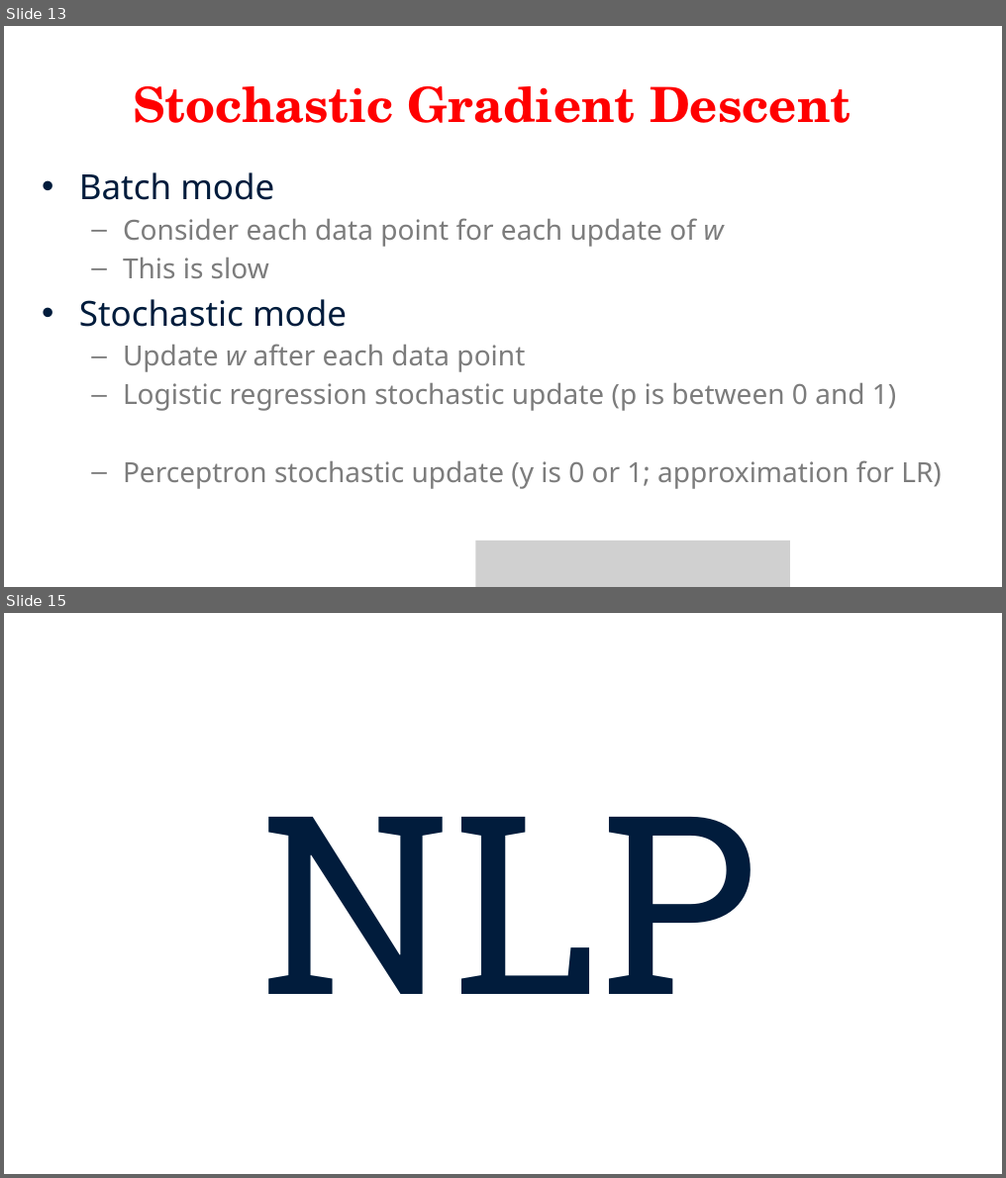
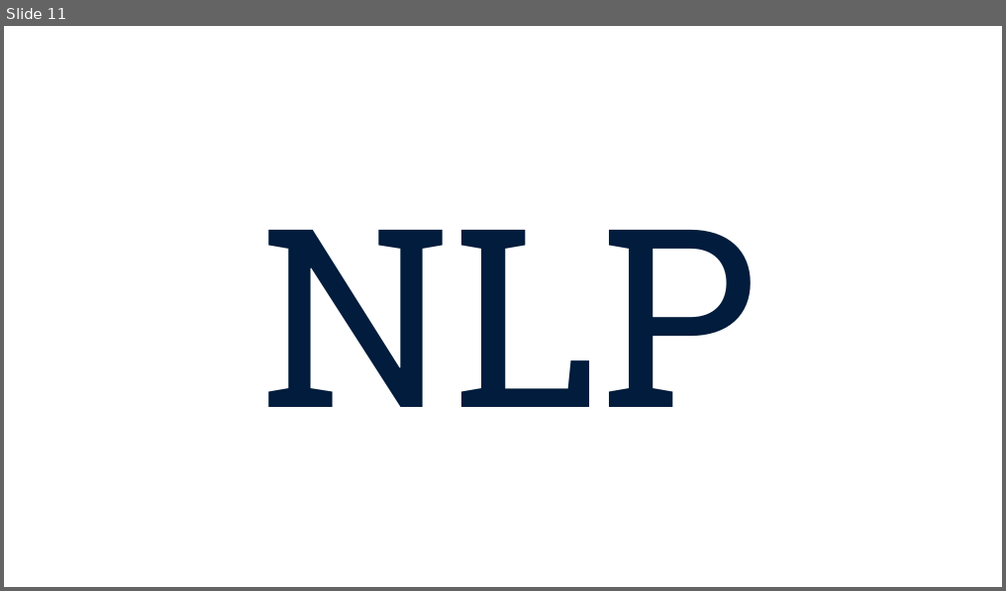
Before and after one commit to fanfeng2015/Natural-Language-Processing, a slide deck: Slides/Lecture 8-3.pptx. Shown one above the other, each under a label of ours: slides 13 and 15 before the commit, slide 11 after it; the slides between them are not shown. The pictures are 1006x1178 and 1006x591 pixels, drawn with LibreOffice and Linux fonts; fonts in the diff are those of the drawing; grey boxes stand for pictures; background and template pictures are left out. Boxes give left, top, right and bottom in pixels: in the first picture for what was removed or moved away, otherwise in the second. Text is boxed around its words. In the diff, an @@ line names an element or a change of style, - is before the commit and + after.

```diff
--- a/Slides/Lecture 8-3.pptx
+++ b/Slides/Lecture 8-3.pptx
@@ slide 13 removed at (4, 26, 1002, 587), background #FFFFFF @@
@@ title removed at (133, 86, 850, 123) @@
-Stochastic Gradient Descent
@@ text removed at (79, 173, 942, 489) @@
-• Batch mode
-  – Consider each data point for each update of w
-  – This is slow
-• Stochastic mode
-  – Update w after each data point
-  – Logistic regression stochastic update (p is between 0 and 1)
-  – Perceptron stochastic update (y is 0 or 1; approximation for LR)
@@ picture removed at (476, 541, 790, 587) @@
@@ what was slide 15 is now slide 11 @@
```
Also in this commit, not shown: 3 other slides removed, 24 other files.
